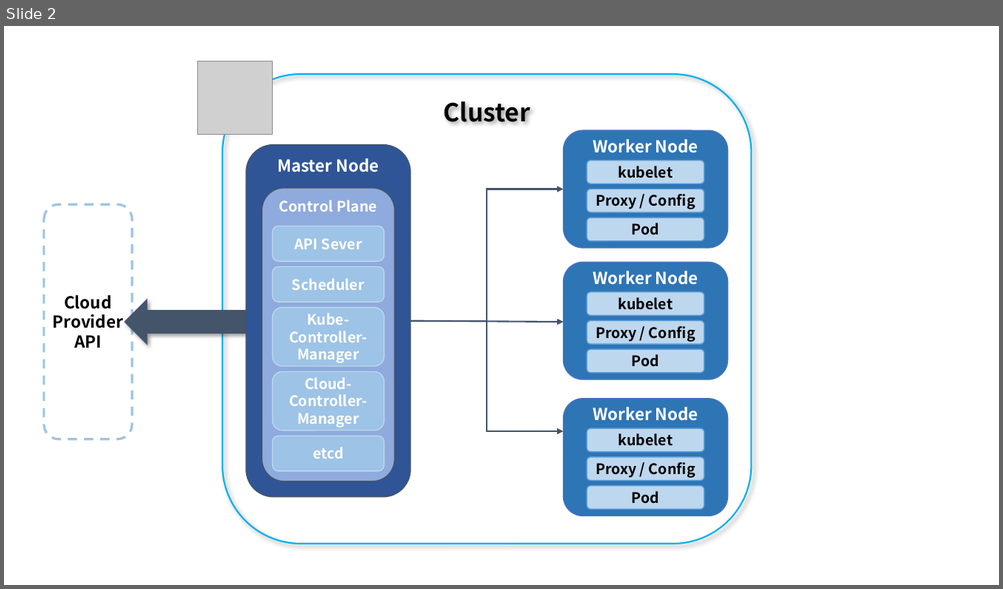
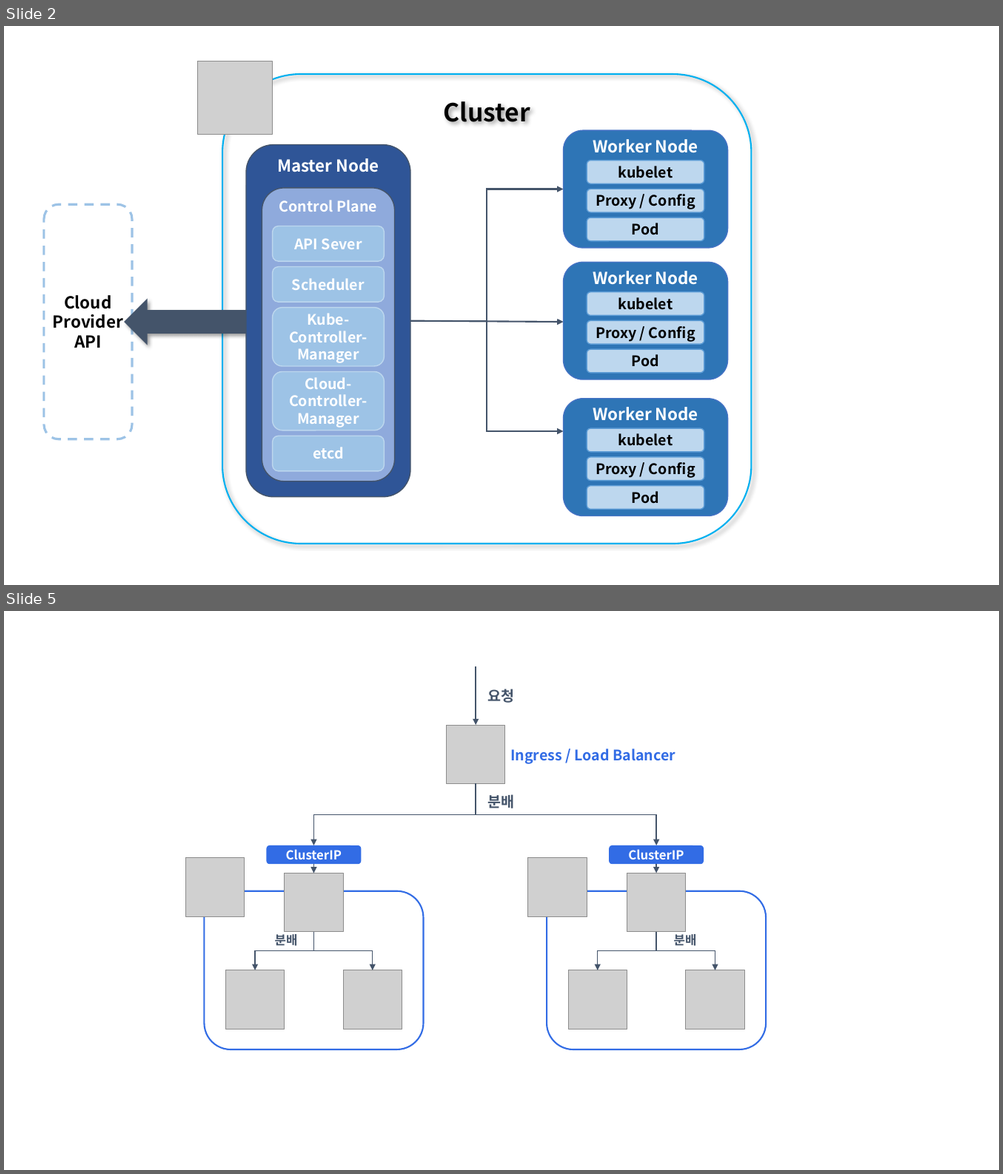
Before and after one commit to siwon-park/Infra-Study, a slide deck: markdown_image.pptx. Shown one above the other, each under a label of ours: slide 2 before the commit, slides 2 and 5 after it; the slides between them are not shown. The pictures are 1003x589 and 1003x1174 pixels, drawn with LibreOffice and Linux fonts; fonts in the diff are those of the drawing; grey boxes stand for pictures. Boxes give left, top, right and bottom in pixels: in the first picture for what was removed or moved away, otherwise in the second. Text is boxed around its words. In the diff, an @@ line names an element or a change of style, - is before the commit and + after.

```diff
--- a/markdown_image.pptx
+++ b/markdown_image.pptx
@@ slide 5 added at [4,611,999,1170], background #FFFFFF @@
@@ arrow added from (475, 667) to (475, 725), #44546A 1 pt @@
@@ text added at [487,689,514,703], 14 pt, text #44546A, bold @@
+요청
@@ picture added at [447,725,506,784] @@
@@ text added at [510,749,675,764], 14 pt, text #326CE5, bold @@
+Ingress / Load Balancer
@@ elbow arrow added from (475, 784) to (313, 846), #44546A 1 pt @@
@@ elbow arrow added from (475, 784) to (656, 846), #44546A 1 pt @@
@@ text added at [487,795,514,809], 14 pt, text #44546A, bold @@
+분배
@@ rounded rectangle added at [267,846,361,864], fill #326CE5, 12 pt, text #FFFFFF, bold @@
+ClusterIP
@@ rounded rectangle added at [609,846,704,864], fill #326CE5, 12 pt, text #FFFFFF, bold @@
+ClusterIP
@@ arrow added from (313, 864) to (313, 874), #44546A 1 pt @@
@@ arrow added from (656, 864) to (656, 874), #44546A 1 pt @@
@@ text added at [275,934,298,946], 12 pt, text #44546A, bold @@
+분배
@@ group added at [185,858,424,1051]: 4 pictures, 2 elbow arrows, 1 rounded rectangle @@
@@ group added at [528,858,765,1051]: 4 pictures, 2 elbow arrows, 1 rounded rectangle @@
@@ text added at [674,934,697,946], 12 pt, text #44546A, bold @@
+분배
```
Also in this commit, not shown: 2 slides changed, 4 other files.
